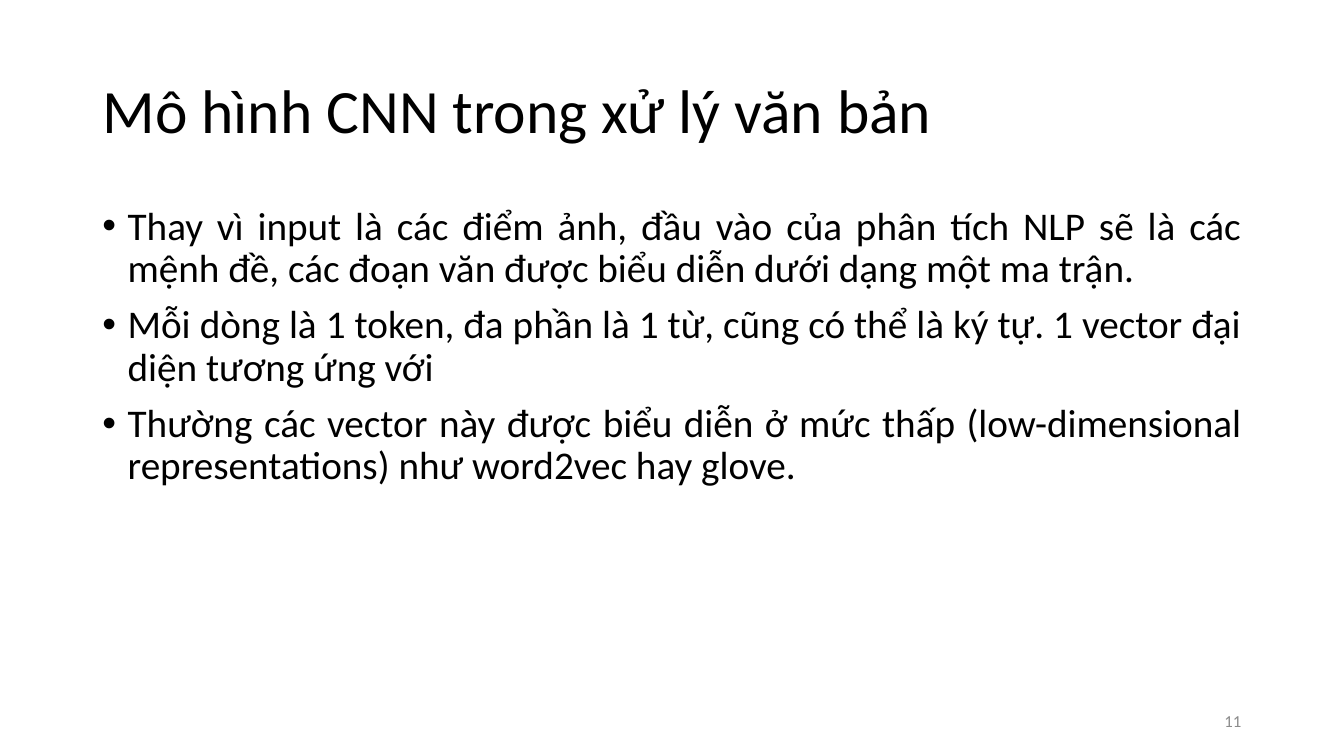
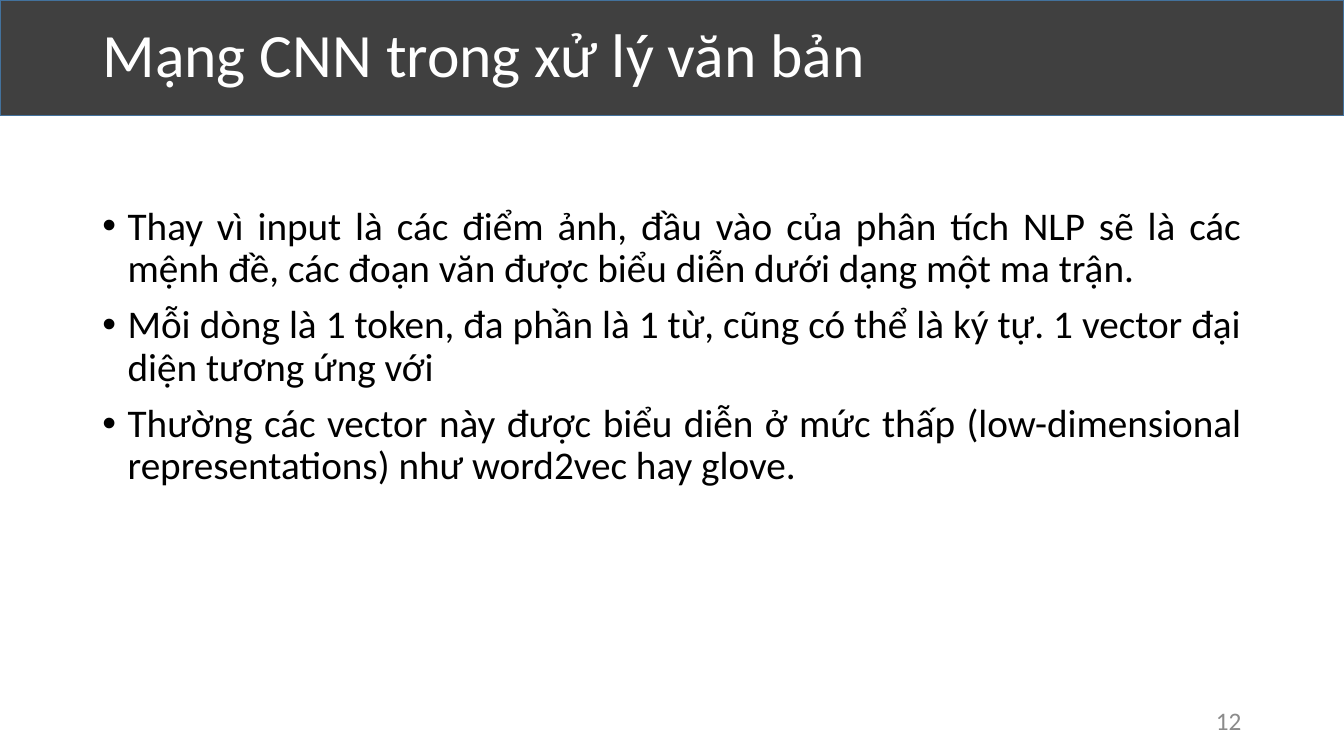
Before and after one commit to VolknerThanh/kltn_SentimentAnalysis, a slide deck: slide 12 of kltn-thuyết-trình.pptx (slide 11 before the commit). Drawn at 1344x756 pixels with LibreOffice and Linux fonts; fonts in the diff are those of the drawing. Boxes give left, top, right and bottom in pixels: in the first picture for what was removed or moved away, otherwise in the second. Text is boxed around its words. In the diff, an @@ line names an element or a change of style, - is before the commit and + after.

```diff
--- a/kltn-thuyết-trình.pptx
+++ b/kltn-thuyết-trình.pptx
@@ rectangle added at <box>0,0,1344,116</box>, fill #404040, outline #43739E 1 pt @@
@@ text at <box>102,33,864,88</box>: text changed; text colour #000000 to #FFFFFF @@
-Mô hình CNN trong xử lý văn bản
+Mạng CNN trong xử lý văn bản
@@ page number at <box>1216,714,1242,730</box>: text changed; size 12 to 18 pt @@
-11
+12
```
Also in this commit, not shown: 20 other slides changed, 10 slides added, 11 slides removed.
